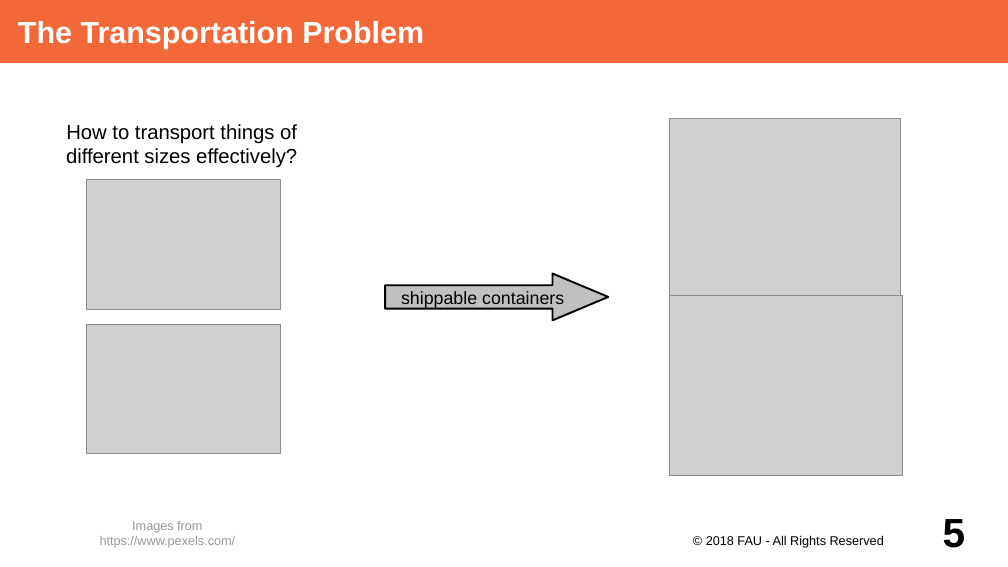
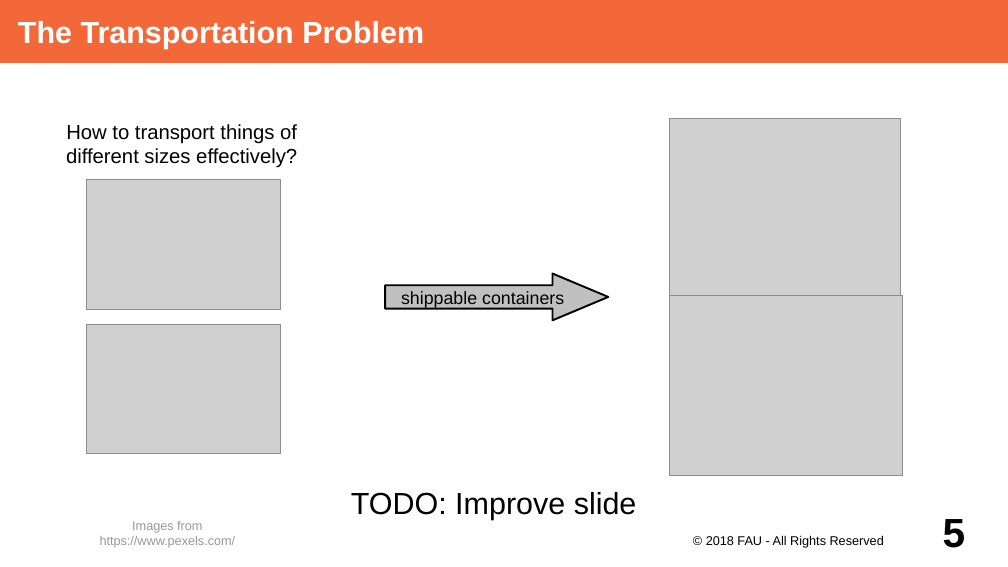
Before and after one commit to dirkriehle/adap-course, a slide deck: slide 5 of Lecture Slides/ADAP Z01 - Containerization.odp. Drawn at 1008x567 pixels with LibreOffice and Linux fonts; fonts in the diff are those of the drawing; grey boxes stand for pictures. Boxes give left, top, right and bottom in pixels: in the first picture for what was removed or moved away, otherwise in the second. Text is boxed around its words. In the diff, an @@ line names an element or a change of style, - is before the commit and + after.

```diff
--- a/Lecture Slides/ADAP Z01 - Containerization.odp
+++ b/Lecture Slides/ADAP Z01 - Containerization.odp
@@ text added at (351,492,637,520), 24 pt, text #000000 @@
+TODO: Improve slide
```
Also in this commit, not shown: 8 other slides changed.
